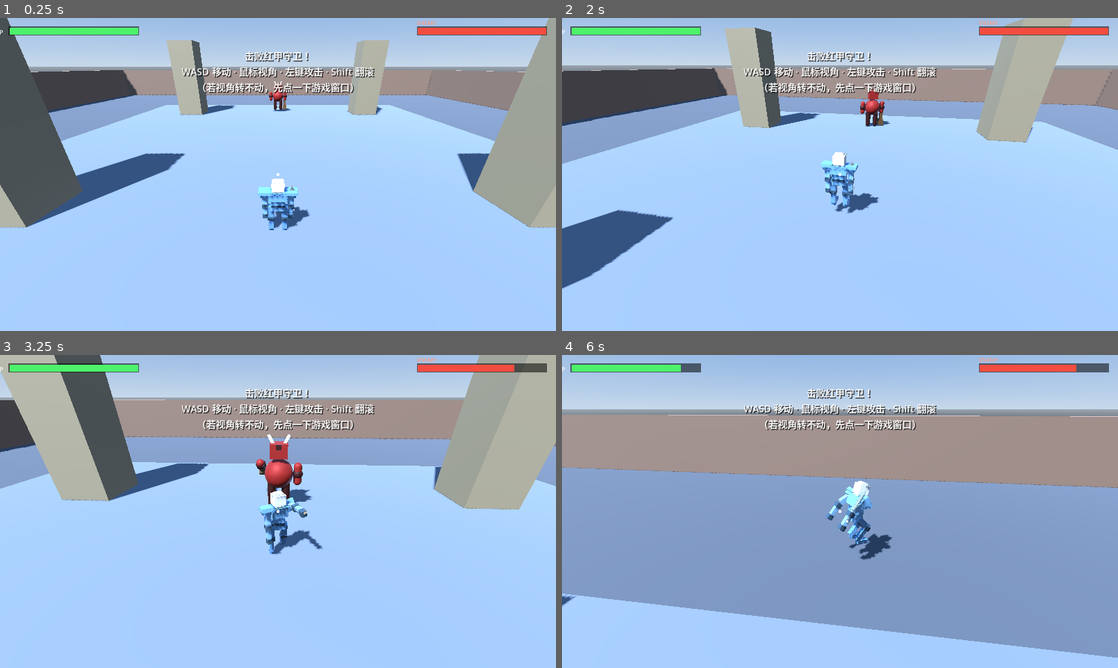
Above: before the commit, frames 1-4 (two rows, left to right).
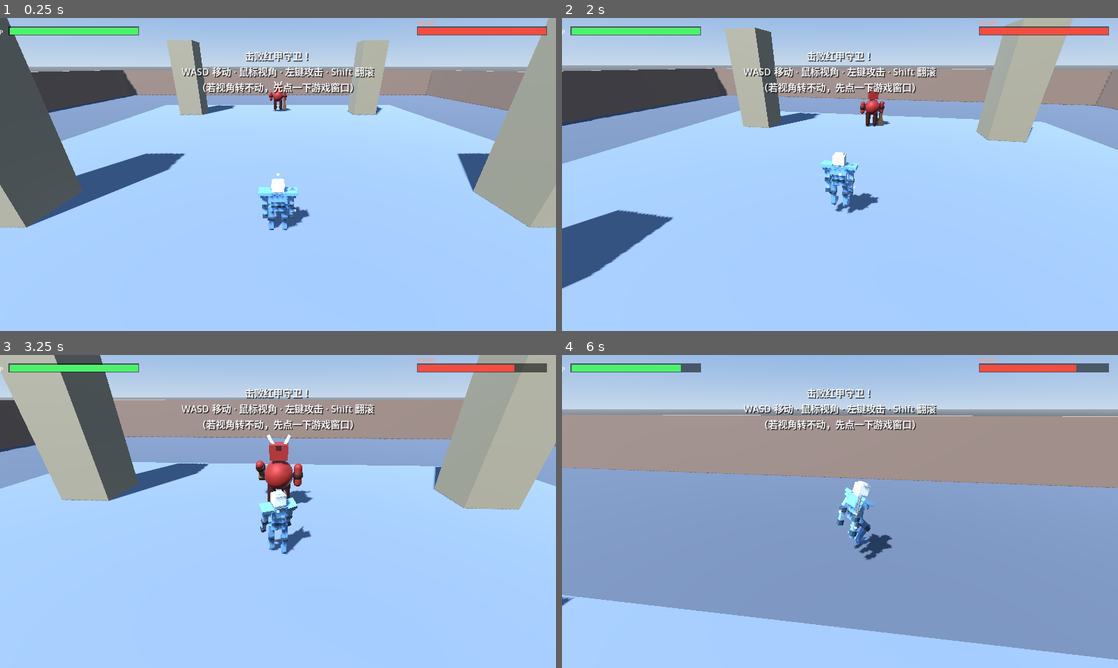
Above: after the commit, the same moments.

Repository: ChyHiki/GodotAI_RPG
Game: Godot game, scene res://scenes/main/main.tscn
Two runs of this game, one before a commit and one after it. Both use one fixed random seed, a clock stepped at 60 frames per second and the inputs below.
Inputs (mouse positions are in pixels of both pictures, inside the frame that each line leads up to):
- Up to frame 1 (0.25 s): no input
- Up to frame 2 (2 s): move the mouse to (867, 174) at 0.52 s; hold Shift (roll) 0.53-1.28 s; hold W (move_forward) from 0.53 s (still down); click (867, 174) at 0.6 s; tap Space (jump) at 0.77, 1.07, 1.52, 1.55, 1.82 s; move the mouse to (812, 174) at 1.27 s; tap Shift (roll) at 1.35 s
- Up to frame 3 (3.25 s): keep holding W (move_forward); move the mouse to (289, 505) at 2.02 s; hold Space (jump) 2.03-2.78 s; click (289, 505) at 2.3 s; move the mouse to (272, 517) at 2.77 s; click (272, 517) at 2.85 s; tap Space (jump) at 3.02 s; tap Shift (roll) at 3.05 s
- Up to frame 4 (6 s): tap Space (jump) at 3.32, 3.77, 3.8, 4.07, 4.52, 4.82, 5.85 s; move the mouse to (878, 514) at 3.52 s; hold Shift (roll) 3.53-4.28 s; move the mouse to (795, 508) at 4.27 s; click (795, 508) at 4.35 s; move the mouse to (845, 511) at 5.02 s; hold Shift (roll) 5.03-5.78 s; click (845, 511) at 5.17 s; move the mouse to (817, 505) at 5.77 s; release W (move_forward) at 5.78 s; hold D (move_right) from 5.78 s (still down)

The runs differ from the first frame. In frame 1, less than 0.1% of the frame differs, in the area x 51-55%, y 53-66%; in frame 2, less than 0.1%; in frame 3, 1.0%; in frame 4, 1.3%, in the area x 0-100%, y 19-98%.

Commit message:
feat(武器): 独立武器 sword_01 挂到右手骨骼 weapon.R(对齐基准=分离前实测握持位置，偏差0.034m)；Slash 命中窗按实测剑刃最快段校正为0.17~0.28s；测试扩至56项

Diff:
--- a/scripts/player/player.gd
+++ b/scripts/player/player.gd
@@ -67,8 +67,15 @@
 @export var attack_damage: int = 25          # 每次挥砍伤害（敌人100血→4刀）
 @export var attack_cd: float = 0.42          # 攻击冷却：两次攻击的最小间隔
 @export var attack_total: float = 0.5        # 一次攻击总时长(起手+挥砍+收招)
-@export var attack_active_start: float = 0.13 # 攻击进行到此时"判定帧"开始(能打到人)
-@export var attack_active_end: float = 0.3   # 判定帧结束（期间命中盒开启）
+## 命中判定窗（判定帧期间攻击命中盒开启）。
+## 【数值按动画实测】采样 Slash 动画里 hand.R/weapon.R 的角速度曲线：
+##   举剑段 0~0.16s(≤90°/s) → 劈砍最快段 0.18~0.30s(峰值 496°/s @0.26s) → 收招段。
+##   换算到游戏时间（动画 0.542s ÷ attack_total 0.5s ≈ 1.083 倍速）：
+##   0.19s/1.083 ≈ 0.17、0.30s/1.083 ≈ 0.28。
+## 所以取 0.17~0.28：只有"剑刃真正划过"时才判定，避免举剑阶段就打出伤害。
+## 复现方式：godot --headless --path . --script res://tools/inspect_rig.gd -- <骑士glb> Slash
+@export var attack_active_start: float = 0.17 # 判定帧开始(游戏时间，秒)
+@export var attack_active_end: float = 0.28   # 判定帧结束(游戏时间，秒)
 @export var knockback_strength: float = 9.0  # 受击时的击退初速度
 
 ## —— 跳跃手感（数值都在编辑器里可调）——
@@ -107,6 +114,22 @@
 const PLAYER_MODEL := preload("res://assets/characters/player_knight/player_knight.glb")
 ## 模型应缩放到的"站高"(米)。碰撞胶囊高 1.8，默认让模型与之匹配
 const MODEL_TARGET_HEIGHT := 1.8
+
+## 武器资产：与角色**分离**存放 —— 换武器只换这个文件，角色与全部动画都不用动。
+## 资产约定（本资产实测）：原点 = 握把中心；刀身沿局部 **-Z**（护手 z≈±0.14、刀身 z -0.145~-1.0）
+const PLAYER_WEAPON := preload("res://assets/weapons/sword_01/sword_01.glb")
+## 武器挂点骨骼名（角色模型里的空骨骼）。换手/背挂只需改这里，或再建挂点骨骼。
+const WEAPON_SOCKET := "weapon.R"
+## 挂点对齐变换（模型空间）：把武器摆成"握柄在手里、刀身朝上"。
+## 【为什么需要】挂点骨骼 weapon.R 的静止基是 +Z≈模型上方、+Y≈模型前方，
+##   而武器刀身沿自身 -Z；直接单位变换挂上去刀身会朝**下**（实测整把剑落到 y≈-0.4，插进地面）。
+## 【数值怎么来的】武器分离前的旧模型里剑是绑在 weapon.R 上的，实测网格范围
+##   握柄 y 0.530~0.785(中心 0.6575)、x 中心 0.330、z 中心 0.020；刀身朝上到 y=1.720。
+##   所以：绕 X 轴 +90°（把 -Z 刀身转成 +Y 朝上）+ 平移到旧握柄中心，
+##   即可让独立武器回到"未分离时"的位置（挥砍/行走姿态自然一致）。
+## 【怎么验证】跑 tools/check_weapon.tscn 会打印实测包围盒并与旧模型基准对比；
+##   自动测试里也有对应断言（偏差 < 8cm）。
+const WEAPON_ALIGN_MODEL := Transform3D(Basis(Vector3(1, 0, 0), PI / 2.0), Vector3(0.330, 0.6575, 0.020))
 
 ## 是否正在使用外部模型（true=用模型；false=用原语小蓝人兜底）
 var _use_model: bool = false
@@ -128,6 +151,12 @@
 var _jump_air_anim: String = ""
 ## 起跳段时长(秒)：起跳动画播完（或已离地超过这段时间）就切到滞空循环动画
 var _jump_start_dur: float = 0.0
+## 武器挂点（BoneAttachment3D，挂在模型的 weapon.R 骨骼上）
+var _weapon_socket: BoneAttachment3D = null
+## 当前装备的武器节点（徒手时为 null）
+var _weapon: Node3D = null
+## 武器相对挂点的对齐偏移（由 _attach_weapon 按骨骼静止姿势算出，见那里的说明）
+var _weapon_align_local: Transform3D = Transform3D.IDENTITY
 ## 模型的骨骼节点：用于"没有动画时"把骨骼复位成绑定姿势（见 _anim_to_rest）。
 ## 为什么需要：骨骼动画一停播，骨骼会冻在停播那一帧的姿势上。
 var _skeleton: Skeleton3D = null
@@ -658,8 +687,10 @@
 			var mat := mi.get_active_material(surface)
 			if mat is StandardMaterial3D and not _mats.has(mat):
 				_mats.append(mat)
-	# 识别模型自带动画（本项目骑士模型含 RollLeap 翻滚动画）
+	# 识别模型自带动画（Walk/RollLeap/Slash/JumpStart/JumpAir）
 	_setup_animations(model)
+	# 把独立武器资产挂到骨骼挂点上（武器与角色分离 → 换武器不用改角色和动画）
+	_attach_weapon(model)
 	return true
 
 
@@ -726,6 +757,57 @@
 		if found != null:
 			return found
 	return null
+
+
+## 把武器资产挂到角色骨骼的挂点上（BoneAttachment3D 挂在 Skeleton3D 下）。
+## 挂点自身带一个固定的对齐变换（WEAPON_ALIGN_MODEL），
+## 让"武器资产约定(原点=握把中心、刀身 -Z)"落到"手握持、刀身朝上"的正确姿态；
+## 之后挥砍/翻滚等动画驱动手臂 → 武器自动跟随，无需为每把武器重做动画。
+func _attach_weapon(model: Node3D) -> void:
+	if _skeleton == null or PLAYER_WEAPON == null:
+		return
+	var bone_idx := _skeleton.find_bone(WEAPON_SOCKET)
+	if bone_idx < 0:
+		push_warning("模型里没有挂点骨骼 %s，武器未装备" % WEAPON_SOCKET)
+		return
+	_weapon_socket = BoneAttachment3D.new()
+	_weapon_socket.name = "WeaponSocket"
+	_skeleton.add_child(_weapon_socket)
+	_weapon_socket.bone_name = WEAPON_SOCKET
+	# 注意：BoneAttachment3D 自己的 transform 每帧都会被"骨骼姿势"覆盖（引擎行为），
+	# 所以对齐偏移不能设在挂点上，而要设在**武器子节点**上：
+	#   武器局部变换 = (骨骼静止姿势)^-1 × 期望的模型空间姿态
+	# 这样静止时武器正好落在 WEAPON_ALIGN_MODEL，之后随骨骼（手臂动画）一起动。
+	_weapon_align_local = _bone_global_rest(bone_idx).affine_inverse() * WEAPON_ALIGN_MODEL
+	equip_weapon(PLAYER_WEAPON)
+
+
+## 计算骨骼在骨架空间里的静止姿势（从根骨骼一路乘到它）。
+## 为什么要自己算：BoneAttachment3D 的 transform 是相对"骨骼姿势"的，
+## 而我们手上的目标是"模型空间里的绝对姿态"，两者之间需要这个矩阵做换算。
+func _bone_global_rest(idx: int) -> Transform3D:
+	var t: Transform3D = _skeleton.get_bone_rest(idx)
+	var p := _skeleton.get_bone_parent(idx)
+	while p >= 0:
+		t = _skeleton.get_bone_rest(p) * t
+		p = _skeleton.get_bone_parent(p)
+	return t
+
+
+## 换武器：传入武器场景（.glb/.tscn）即可；传 null = 徒手（收刀）。
+## 约定：武器资产原点 = 握把中心、刀身沿局部 -Z（与 sword_01 一致），
+##       对齐由挂点自带的 WEAPON_ALIGN_MODEL 负责，换武器不需要改角色或动画。
+func equip_weapon(weapon_scene: PackedScene) -> void:
+	if _weapon_socket == null:
+		return
+	for child in _weapon_socket.get_children():
+		child.queue_free()
+	_weapon = null
+	if weapon_scene == null:
+		return
+	_weapon = weapon_scene.instantiate() as Node3D
+	_weapon.transform = _weapon_align_local    # 对齐偏移（见 _attach_weapon 的说明）
+	_weapon_socket.add_child(_weapon)
 
 
 ## 停掉当前动画，并把所有骨骼复位到"绑定姿势"(rest pose)。
--- a/tools/anim_capture/roll_capture.gd
+++ b/tools/anim_capture/roll_capture.gd
@@ -1,5 +1,5 @@
 extends Node
-## 开发辅助：自动演示"行走 → 跳跃 → 翻滚"，用于抓帧验证骨骼动画是否正常。
+## 开发辅助：自动演示"行走 → 挥砍 → 跳跃 → 翻滚"，用于抓帧验证骨骼动画与武器。
 ## 用法：godot --path . res://tools/anim_capture/roll_capture.tscn --write-movie <目录>/frame.png
 
 func _ready() -> void:
@@ -14,24 +14,28 @@
         print("CAPTURE: 找不到玩家")
         get_tree().quit(1)
         return
-    print("CAPTURE: 动画 = Walk:%s JumpStart:%s JumpAir:%s Roll:%s Slash:%s" % [
-        player._walk_anim, player._jump_start_anim, player._jump_air_anim,
-        player._roll_anim, player._slash_anim])
+    print("CAPTURE: 动画 Walk:%s Slash:%s JumpStart:%s JumpAir:%s Roll:%s | 武器:%s" % [
+        player._walk_anim, player._slash_anim, player._jump_start_anim,
+        player._jump_air_anim, player._roll_anim, player._weapon])
 
-    # 1) 行走（约 0.8s，对应帧 48~96）
+    # 1) 行走（约 0.6s，帧 48~84）
     Input.action_press("move_forward")
-    await get_tree().create_timer(0.8).timeout
+    await get_tree().create_timer(0.6).timeout
     Input.action_release("move_forward")
-    await get_tree().create_timer(0.4).timeout
+    await get_tree().create_timer(0.3).timeout
 
-    # 2) 跳跃（按住，约 1.1s，对应帧 120~186）
+    # 2) 挥砍（起手 0.17s 后进入劈砍，帧 ~102~141）
+    player._try_start_attack()
+    await get_tree().create_timer(0.65).timeout
+
+    # 3) 跳跃（帧 ~141~201）
     Input.action_press("jump")
     player._try_start_jump()
     await get_tree().create_timer(0.5).timeout
     Input.action_release("jump")
-    await get_tree().create_timer(0.6).timeout
+    await get_tree().create_timer(0.5).timeout
 
-    # 3) 翻滚（约 0.8s，对应帧 186~234）
+    # 4) 翻滚（帧 ~201~250）
     player._try_start_roll()
     await get_tree().create_timer(0.8).timeout
     get_tree().quit(0)
--- a/tools/autotest/m1_autotest.gd
+++ b/tools/autotest/m1_autotest.gd
@@ -56,6 +56,14 @@
     # 循环类动画必须开循环，否则只播一次就定住
     _expect(_loop_ok(player, "Walk"), "Walk 已设为循环播放")
     _expect(_loop_ok(player, "JumpAir"), "JumpAir 已设为循环播放")
+    # 命中判定窗应与"剑刃最快段"对齐（实测 Slash 动画 0.19~0.30s 为劈砍段）
+    if player._anim_player != null and player._slash_anim != "":
+        var slash_anim: Animation = player._anim_player.get_animation(player._slash_anim)
+        var atk_spd: float = slash_anim.length / player.attack_total
+        var win0: float = player.attack_active_start * atk_spd
+        var win1: float = player.attack_active_end * atk_spd
+        _expect(win0 > 0.14 and win1 < 0.33,
+            "命中判定窗落在剑刃最快段(动画时间 %.2f~%.2fs)" % [win0, win1])
     # 模型应被自动缩放到约 1.8m 站高、脚底贴地（换模型时的回归保护）
     if pivot != null and pivot.has_node("KnightModel"):
         var model = pivot.get_node("KnightModel")
@@ -73,6 +81,36 @@
         var height: float = mx.y - mn.y
         _expect(absf(height - 1.8) < 0.35, "模型站高被缩放到 1.8m 附近，实际 %.3f" % height)
         _expect(absf(mn.y) < 0.12, "模型脚底贴地(y≈0)，实际 %.3f" % mn.y)
+
+    # ---- 0b) 武器：独立武器应挂在 weapon.R 骨骼上，静止位置与"分离前"一致 ----
+    var socket = player._weapon_socket
+    var weapon = player._weapon
+    _expect(socket != null, "武器挂点已创建(BoneAttachment3D)")
+    _expect(weapon != null, "武器已装备")
+    if socket != null:
+        _expect(String(socket.bone_name) == "weapon.R",
+            "武器挂在骨骼 weapon.R 上(实际 %s)" % socket.bone_name)
+    if weapon != null and pivot != null and pivot.has_node("KnightModel"):
+        var wmodel = pivot.get_node("KnightModel")
+        var winv: Transform3D = wmodel.global_transform.affine_inverse()
+        var wbounds: Array = [Vector3.INF, -Vector3.INF]
+        _accumulate_bounds(weapon, winv, wbounds)
+        var wmn: Vector3 = wbounds[0]
+        var wmx: Vector3 = wbounds[1]
+        # 基准 = 武器分离前旧模型里 GEO-sword_01 的实测包围盒（模型空间）
+        var ref_mn := Vector3(0.250, 0.530, -0.015)
+        var ref_mx := Vector3(0.410, 1.720, 0.055)
+        var off: float = ((wmn + wmx) * 0.5 - (ref_mn + ref_mx) * 0.5).length()
+        _expect(off < 0.08, "武器静止位置与分离前一致(中心偏差 %.3fm)" % off)
+        _expect(wmx.y > 1.4, "刀身朝上握持(剑尖 y=%.2f)" % wmx.y)
+        # 挥砍时剑应随手臂骨骼大幅移动（证明是骨骼挂载，不是钉死在原地）
+        var rel_before: Vector3 = winv * weapon.global_position
+        player._try_start_attack()
+        await _wait(0.3)                       # 劈砍段
+        var rel_mid: Vector3 = winv * weapon.global_position
+        _expect(rel_mid.distance_to(rel_before) > 0.25,
+            "挥砍时剑跟随手臂骨骼(相对位移 %.2fm)" % rel_mid.distance_to(rel_before))
+        await _wait(0.5)                       # 等攻击结束
 
     # ---- 1) 翻滚：无敌帧 + 播放 RollLeap + 结束复位骨骼 ----
     var pos_before: Vector3 = player.global_position
@@ -238,6 +276,27 @@
     return null
 
 
+## 把某个节点下的所有网格包围盒换算到指定空间并求并集（用于武器位置校验）。
+func _accumulate_bounds(node: Node, inv: Transform3D, bounds: Array) -> void:
+    if node is MeshInstance3D:
+        var mi := node as MeshInstance3D
+        var aabb: AABB = mi.get_aabb()
+        var xform: Transform3D = inv * mi.global_transform
+        for i in 8:
+            var off := Vector3.ZERO
+            if (i & 1) != 0:
+                off.x = aabb.size.x
+            if (i & 2) != 0:
+                off.y = aabb.size.y
+            if (i & 4) != 0:
+                off.z = aabb.size.z
+            var p: Vector3 = xform * (aabb.position + off)
+            bounds[0] = (bounds[0] as Vector3).min(p)
+            bounds[1] = (bounds[1] as Vector3).max(p)
+    for child in node.get_children():
+        _accumulate_bounds(child, inv, bounds)
+
+
 ## 检查某段动画是否已设为循环播放（Walk / JumpAir 必须是循环）。
 func _loop_ok(player, anim_name: String) -> bool:
     if player._anim_player == null:
--- /dev/null
+++ b/tools/check_weapon.gd
@@ -0,0 +1,100 @@
+extends Node
+## 开发辅助：验证武器挂载是否正确。
+## 基准 = 武器分离前的旧模型里 GEO-sword_01 的实测包围盒（模型空间）：
+##   x 0.250~0.410、y 0.530~1.720、z -0.015~0.055（握柄在下、刀身朝上）
+## 用法：godot --headless --path . res://tools/check_weapon.tscn
+
+const OLD_MIN := Vector3(0.250, 0.530, -0.015)
+const OLD_MAX := Vector3(0.410, 1.720, 0.055)
+
+
+func _ready() -> void:
+    var player: Node3D = (load("res://scenes/player/player.tscn") as PackedScene).instantiate() as Node3D
+    add_child(player)
+    await get_tree().process_frame
+    await get_tree().process_frame
+
+    var pivot: Node3D = player.get_node_or_null("VisualPivot")
+    var model: Node3D = pivot.get_node_or_null("KnightModel") if pivot != null else null
+    var weapon: Node3D = player._weapon
+    if model == null or weapon == null:
+        print("CHECK: 模型或武器缺失 (model=%s weapon=%s)" % [model, weapon])
+        get_tree().quit(1)
+        return
+
+    # 武器网格的包围盒 → 换算到"模型局部空间"（与旧模型同一坐标系）
+    var inv := model.global_transform.affine_inverse()
+    var bounds: Array = [Vector3.INF, -Vector3.INF]
+    _accumulate(weapon, inv, bounds)
+    var mn: Vector3 = bounds[0]
+    var mx: Vector3 = bounds[1]
+
+    print("CHECK: 武器挂载后(模型空间) min=(%.3f, %.3f, %.3f) max=(%.3f, %.3f, %.3f)" % [
+        mn.x, mn.y, mn.z, mx.x, mx.y, mx.z])
+    print("CHECK: 旧模型基准           min=(%.3f, %.3f, %.3f) max=(%.3f, %.3f, %.3f)" % [
+        OLD_MIN.x, OLD_MIN.y, OLD_MIN.z, OLD_MAX.x, OLD_MAX.y, OLD_MAX.z])
+    print("CHECK: 中心偏差=(%.3f, %.3f, %.3f)  尺寸差=(%.3f, %.3f, %.3f)" % [
+        (mn.x + mx.x) * 0.5 - (OLD_MIN.x + OLD_MAX.x) * 0.5,
+        (mn.y + mx.y) * 0.5 - (OLD_MIN.y + OLD_MAX.y) * 0.5,
+        (mn.z + mx.z) * 0.5 - (OLD_MIN.z + OLD_MAX.z) * 0.5,
+        (mx.x - mn.x) - (OLD_MAX.x - OLD_MIN.x),
+        (mx.y - mn.y) - (OLD_MAX.y - OLD_MIN.y),
+        (mx.z - mn.z) - (OLD_MAX.z - OLD_MIN.z)])
+
+    # 挂点骨骼的静止基：看它的三根轴在模型空间指向哪里
+    var skel: Skeleton3D = player._skeleton
+    var idx: int = skel.find_bone("weapon.R")
+    var rest := _bone_global_rest(skel, idx)
+    print("CHECK: weapon.R 静止姿势 pos=(%.3f, %.3f, %.3f)" % [rest.origin.x, rest.origin.y, rest.origin.z])
+    print("CHECK:   +X轴=(%.2f, %.2f, %.2f)  +Y轴=(%.2f, %.2f, %.2f)  +Z轴=(%.2f, %.2f, %.2f)" % [
+        rest.basis.x.x, rest.basis.x.y, rest.basis.x.z,
+        rest.basis.y.x, rest.basis.y.y, rest.basis.y.z,
+        rest.basis.z.x, rest.basis.z.y, rest.basis.z.z])
+
+    # ---- 诊断 BoneAttachment3D 的实际组合规则 ----
+    var socket: BoneAttachment3D = player._weapon_socket
+    if socket != null:
+        print("DIAG: skeleton.find_bone('%s') = %d" % [player.WEAPON_SOCKET if false else "weapon.R", skel.find_bone("weapon.R")])
+        print("DIAG: socket.bone_name='%s'  socket.bone_idx=%d  override_pose=%s" % [
+            socket.bone_name, socket.bone_idx, socket.override_pose])
+        for f in 3:
+            await get_tree().process_frame
+            print("DIAG: [frame+%d] socket.transform.origin=(%.3f, %.3f, %.3f)  socket.global.origin=(%.3f, %.3f, %.3f)" % [
+                f, socket.transform.origin.x, socket.transform.origin.y, socket.transform.origin.z,
+                socket.global_transform.origin.x, socket.global_transform.origin.y, socket.global_transform.origin.z])
+        var gb := socket.global_transform.basis
+        print("DIAG: socket.global basis X=(%.2f,%.2f,%.2f) Y=(%.2f,%.2f,%.2f) Z=(%.2f,%.2f,%.2f)" % [
+            gb.x.x, gb.x.y, gb.x.z, gb.y.x, gb.y.y, gb.y.z, gb.z.x, gb.z.y, gb.z.z])
+        var wb := weapon.global_transform.basis
+        print("DIAG: 武器全局 basis X=(%.2f,%.2f,%.2f) Y=(%.2f,%.2f,%.2f) Z=(%.2f,%.2f,%.2f)" % [
+            wb.x.x, wb.x.y, wb.x.z, wb.y.x, wb.y.y, wb.y.z, wb.z.x, wb.z.y, wb.z.z])
+    get_tree().quit(0)
+
+
+func _accumulate(node: Node, inv: Transform3D, bounds: Array) -> void:
+    if node is MeshInstance3D:
+        var mi := node as MeshInstance3D
+        var aabb: AABB = mi.get_aabb()
+        var xform := inv * mi.global_transform
+        for i in 8:
+            var off := Vector3.ZERO
+            if (i & 1) != 0:
+                off.x = aabb.size.x
+            if (i & 2) != 0:
+                off.y = aabb.size.y
+            if (i & 4) != 0:
+                off.z = aabb.size.z
+            var p := xform * (aabb.position + off)
+            bounds[0] = (bounds[0] as Vector3).min(p)
+            bounds[1] = (bounds[1] as Vector3).max(p)
+    for child in node.get_children():
+        _accumulate(child, inv, bounds)
+
+
+func _bone_global_rest(skel: Skeleton3D, idx: int) -> Transform3D:
+    var t: Transform3D = skel.get_bone_rest(idx)
+    var p := skel.get_bone_parent(idx)
+    while p >= 0:
+        t = skel.get_bone_rest(p) * t
+        p = skel.get_bone_parent(p)
+    return t
--- /dev/null
+++ b/tools/check_weapon.tscn
@@ -0,0 +1,6 @@
+[gd_scene load_steps=2 format=3]
+
+[ext_resource type="Script" path="res://tools/check_weapon.gd" id="1"]
+
+[node name="CheckWeapon" type="Node"]
+script = ExtResource("1")
--- /dev/null
+++ b/tools/inspect_rig.gd
@@ -0,0 +1,170 @@
+extends SceneTree
+## 开发辅助：为"武器挂到右手骨骼"和"挥砍判定窗对齐"提供数值依据。
+## 用法：
+##   godot --headless --path . --script res://tools/inspect_rig.gd -- <模型glb> [动画名]
+## 输出：
+##   A) 节点树 + 各网格包围盒
+##   B) 骨骼静止姿势（骨骼空间的世界位置；含 hand.R / weapon.R 的完整变换）
+##   C) 若给出动画名：采样手部/武器骨骼的角速度曲线，找出最快的那一段（= 挥砍命中窗）
+
+var _skel: Skeleton3D = null
+var _bone_parent: Array[int] = []
+
+
+func _init() -> void:
+    var args := OS.get_cmdline_user_args()
+    var path := "res://assets/characters/player_knight/player_knight.glb"
+    var anim_name := ""
+    if args.size() > 0:
+        path = args[0]
+    if args.size() > 1:
+        anim_name = args[1]
+
+    print("=== 检查: ", path, " ===")
+    var scene: PackedScene = load(path)
+    if scene == null:
+        print("加载失败")
+        quit(1)
+        return
+    var root: Node = scene.instantiate()
+
+    print("--- A) 节点树 / 网格包围盒 ---")
+    _walk(root, 0)
+
+    var skeletons: Array = []
+    _find(root, "Skeleton3D", skeletons)
+    if not skeletons.is_empty():
+        _skel = skeletons[0] as Skeleton3D
+        print("--- B) 骨骼静止姿势(骨骼空间) ---")
+        _cache_parents()
+        for i in _skel.get_bone_count():
+            var g := _global_rest(i)
+            var mark := "  <<<" if _skel.get_bone_name(i) in ["hand.R", "weapon.R", "hand.L"] else ""
+            print("%-12s pos=(%.3f, %.3f, %.3f) euler=(%.1f, %.1f, %.1f)%s" % [
+                _skel.get_bone_name(i), g.origin.x, g.origin.y, g.origin.z,
+                rad_to_deg(g.basis.get_euler().x), rad_to_deg(g.basis.get_euler().y),
+                rad_to_deg(g.basis.get_euler().z), mark])
+
+    var players: Array = []
+    _find(root, "AnimationPlayer", players)
+    if not players.is_empty() and anim_name != "":
+        var ap := players[0] as AnimationPlayer
+        var anim: Animation = ap.get_animation(anim_name)
+        if anim == null:
+            print("找不到动画: ", anim_name)
+        else:
+            print("--- C) %s 手部/武器角速度曲线 (时长 %.4fs) ---" % [anim_name, anim.length])
+            _print_swing_profile(anim)
+    root.free()
+    quit(0)
+
+
+func _print_swing_profile(anim: Animation) -> void:
+    # 找出手部/武器骨骼的旋转轨道
+    var tracks: Array[int] = []
+    for i in anim.get_track_count():
+        var p := String(anim.track_get_path(i))
+        if (p.contains("hand.R") or p.contains("weapon.R")) and anim.track_get_type(i) == Animation.TYPE_ROTATION_3D:
+            tracks.append(i)
+            print("  采样轨道: ", p)
+    if tracks.is_empty():
+        return
+    var dt := 0.02
+    var prev: Array[Quaternion] = []
+    var peak := 0.0
+    var peak_t := 0.0
+    var samples: Array = []   # [t, deg_per_sec]
+    var t := 0.0
+    while t <= anim.length + 0.0001:
+        var cur: Array[Quaternion] = []
+        for i in tracks:
+            cur.append(_sample_rotation(anim, i, t))
+        if prev.size() == cur.size():
+            var max_deg := 0.0
+            for k in cur.size():
+                max_deg = maxf(max_deg, rad_to_deg(prev[k].angle_to(cur[k])) / dt)
+            samples.append([t, max_deg])
+            if max_deg > peak:
+                peak = max_deg
+                peak_t = t
+        prev = cur
+        t += dt
+    for s in samples:
+        var bar := ""
+        for j in int(s[1] / maxf(1.0, peak) * 30.0):
+            bar += "#"
+        print("  t=%.2fs  %6.0f deg/s  %s" % [s[0], s[1], bar])
+    # 找出 >= 50% 峰值的连续区间 = 挥砍最快段
+    var start := -1.0
+    var end := -1.0
+    for s in samples:
+        if s[1] >= peak * 0.5:
+            if start < 0.0:
+                start = s[0]
+            end = s[0]
+    print("  峰值 %.0f deg/s @ t=%.2fs；>=50%% 峰值区间: %.2fs ~ %.2fs（动画时间）" % [peak, peak_t, start, end])
+
+
+## 手动按关键帧插值采样一条旋转轨道（这个 Godot 版本没有现成的 interpolate API）。
+func _sample_rotation(anim: Animation, track: int, t: float) -> Quaternion:
+    var n := anim.track_get_key_count(track)
+    if n == 0:
+        return Quaternion()
+    if n == 1:
+        return anim.track_get_key_value(track, 0) as Quaternion
+    if t <= anim.track_get_key_time(track, 0):
+        return anim.track_get_key_value(track, 0) as Quaternion
+    for k in range(1, n):
+        var t1 := anim.track_get_key_time(track, k)
+        if t <= t1:
+            var t0 := anim.track_get_key_time(track, k - 1)
+            var q0: Quaternion = anim.track_get_key_value(track, k - 1)
+            var q1: Quaternion = anim.track_get_key_value(track, k)
+            var a := (t - t0) / maxf(0.0001, t1 - t0)
+            return q0.slerp(q1, a)
+    return anim.track_get_key_value(track, n - 1) as Quaternion
+
+
+func _cache_parents() -> void:
+    _bone_parent.clear()
+    for i in _skel.get_bone_count():
+        _bone_parent.append(_skel.get_bone_parent(i))
+
+
+func _global_rest(idx: int) -> Transform3D:
+    var t: Transform3D = _skel.get_bone_rest(idx)
+    var p := _bone_parent[idx]
+    while p >= 0:
+        t = _skel.get_bone_rest(p) * t
+        p = _bone_parent[p]
+    return t
+
+
+func _walk(node: Node, depth: int) -> void:
+    var indent := ""
+    for i in depth:
+        indent += "  "
+    var extra := ""
+    if node is Node3D:
+        var n3 := node as Node3D
+        var e := n3.transform.basis.get_euler()
+        var sc := n3.transform.basis.get_scale()
+        extra = "  pos=(%.3f,%.3f,%.3f) scale=(%.3f,%.3f,%.3f) euler=(%.0f,%.0f,%.0f)" % [
+            n3.transform.origin.x, n3.transform.origin.y, n3.transform.origin.z,
+            sc.x, sc.y, sc.z, rad_to_deg(e.x), rad_to_deg(e.y), rad_to_deg(e.z)]
+    if node is MeshInstance3D:
+        var mi := node as MeshInstance3D
+        var aabb: AABB = mi.get_aabb()
+        extra += "  AABB pos=(%.3f,%.3f,%.3f) size=(%.3f,%.3f,%.3f)" % [
+            aabb.position.x, aabb.position.y, aabb.position.z,
+            aabb.size.x, aabb.size.y, aabb.size.z]
+    print("%s%s(%s)%s" % [indent, node.name, node.get_class(), extra])
+    for c in node.get_children():
+        _walk(c, depth + 1)
+
+
+func _find(node: Node, target_class: String, out: Array) -> void:
+    if node.get_class() == target_class:
+        out.append(node)
+    for c in node.get_children():
+        _find(c, target_class, out)
Binary file changed: assets/characters/player_knight/player_knight.glb
Binary file added: assets/characters/player_knight/previews/slash_01_ready.png
Not shown, added: assets/characters/player_knight/previews/slash_01_ready.png.import
Binary file added: assets/characters/player_knight/previews/slash_05_windup.png
Not shown, added: assets/characters/player_knight/previews/slash_05_windup.png.import
Binary file added: assets/characters/player_knight/previews/slash_07_strike.png
Not shown, added: assets/characters/player_knight/previews/slash_07_strike.png.import
Binary file changed: assets/characters/player_knight/previews/slash_08_strike_end.png
Binary file added: assets/characters/player_knight/previews/slash_side_01_ready.png
Not shown, added: assets/characters/player_knight/previews/slash_side_01_ready.png.import
Binary file added: assets/characters/player_knight/previews/slash_side_08_end.png
Not shown, added: assets/characters/player_knight/previews/slash_side_08_end.png.import
(and 11 more such lines)
